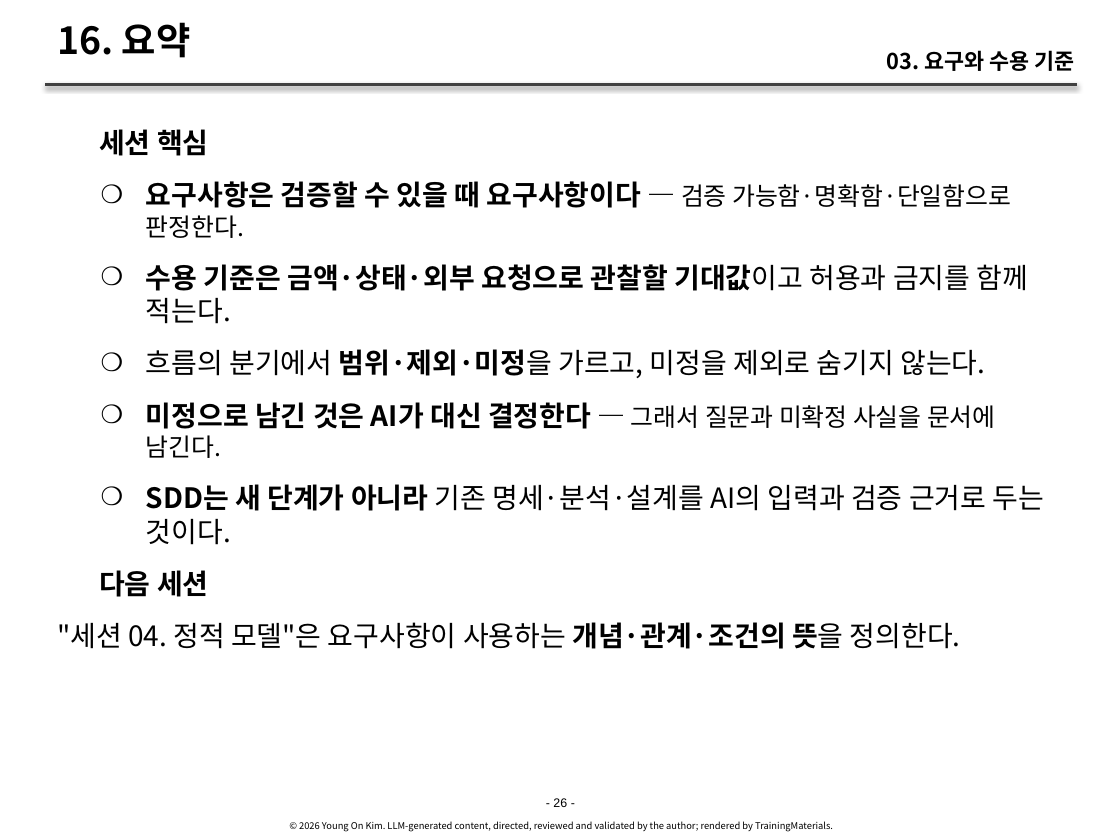
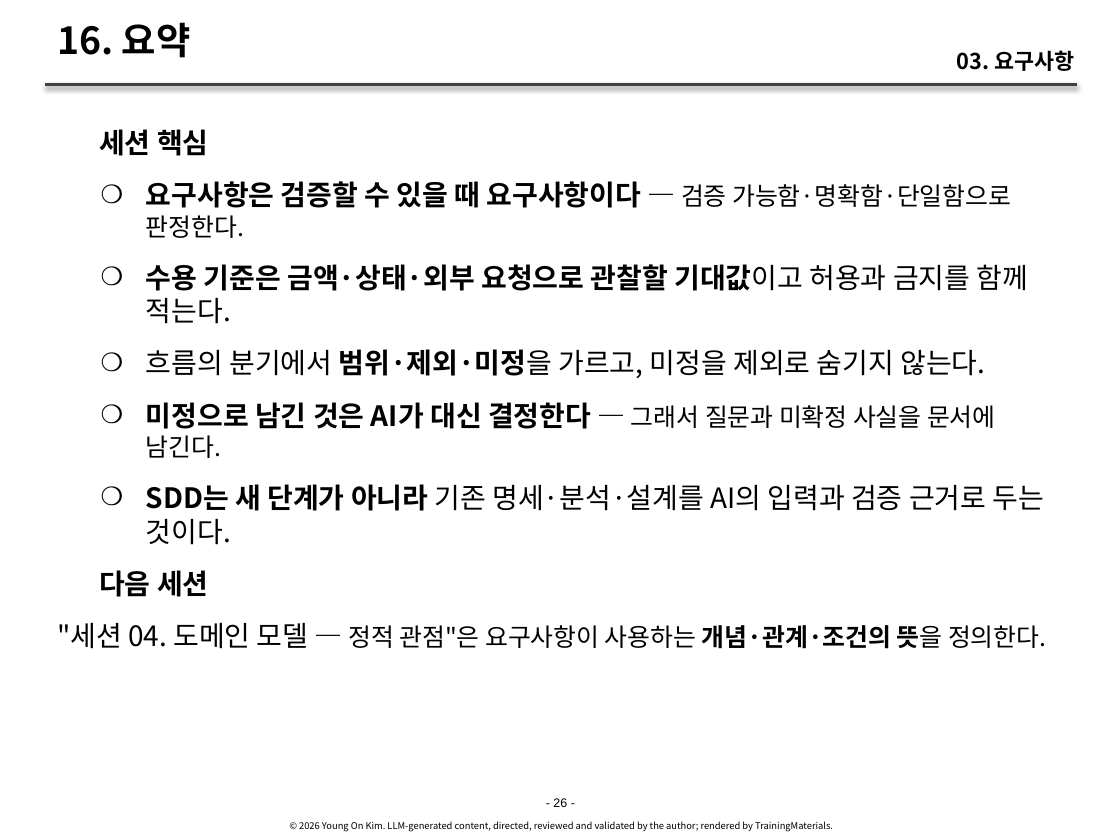
Before and after one commit to YoungSan77/TrainingMaterials, a slide deck: slide 26 of courses/ai-native/sessions/s03.pptx. Drawn at 1120x840 pixels with LibreOffice and Linux fonts; fonts in the diff are those of the drawing. Boxes give left, top, right and bottom in pixels: in the first picture for what was removed or moved away, otherwise in the second. Text is boxed around its words. In the diff, an @@ line names an element or a change of style, - is before the commit and + after.

```diff
--- a/courses/ai-native/sessions/s03.pptx
+++ b/courses/ai-native/sessions/s03.pptx
@@ text at [957,50,1075,71]: text changed @@
-03. 요구와 수용 기준
+03. 요구사항
@@ text at [57,623,1046,649]: text changed; size 18 to 16 pt @@
-"세션 04. 정적 모델"은 요구사항이 사용하는 개념·관계·조건의 뜻을 정의한다.
+"세션 04. 도메인 모델 — 정적 관점"은 요구사항이 사용하는 개념·관계·조건의 뜻을 정의한다.
```
Also in this commit, not shown: 28 other slides changed, 23 other files.
